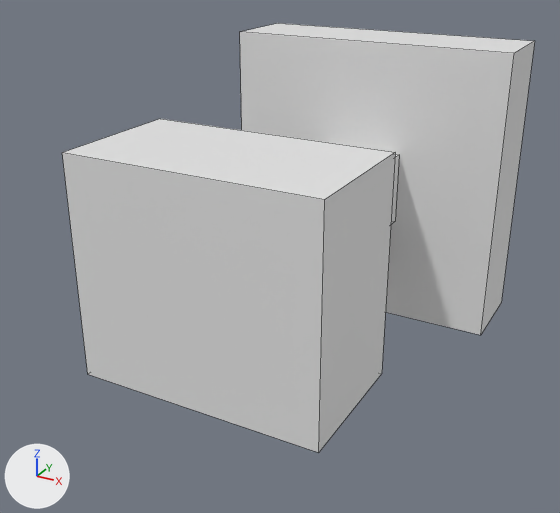
The OBJ model assets/models/lights/wall_lamp.obj as it was, and as the next commit left it.
Both versions are drawn from a camera (50 mm lens) standing at (0.252, -0.623, 0.214) and looking at (-0.011, -0.144, -0.026). The axes (+X, +Y, +Z) are drawn at lower left. The lights are the same throughout. The older version comes first. Mesh edges are drawn as thin lines. Where no turn or scale is listed for an object, it has been applied to the vertices.

In view in the first picture: 'WallLamp'.
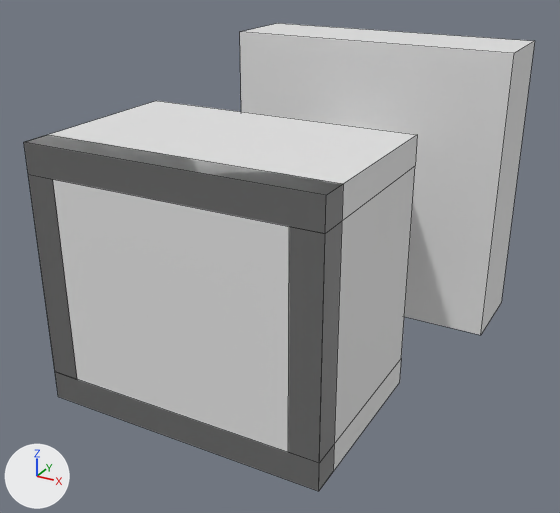
Patch to the scene script:
```diff
--- a/assets/models/lights/wall_lamp.obj.py
+++ b/assets/models/lights/wall_lamp.obj.py
@@ me_walllamp @@
 # used by ob_walllamp; location = (0.0, 0.0, 0.0)
-me_walllamp.from_pydata(...)  # 24 vertices, 18 faces; spans x -0.12..0.12, y -0.28..0.05, z -0.12..0.12
+me_walllamp.from_pydata(...)  # 44 vertices, 42 faces; spans x -0.12..0.12, y -0.3..0.05, z -0.12..0.12
+# me_walllamp part 1
+# 4 vertices are removed from x -0.09..0.09, y -0.28..-0.18, z 0.08
+# 5 faces are deleted
+# 4 vertices move from x -0.09..0.09, y -0.28..-0.18, z -0.08 to x -0.1..0.1, y -0.3..-0.17, z -0.09
+# 24 vertices are added at x -0.1..0.1, y -0.3..-0.17, z -0.09..0.09
+# 29 new faces join them
```

Location of each change, [x1, y1, x2, y2] in pixels of the pictures (560 x 513 px):
'WallLamp', reshaped (8% wider, 9% taller): before [62, 23, 535, 452]; after [24, 23, 535, 491]
part 1 of me_walllamp, built on: before [62, 119, 395, 452]; after [24, 101, 417, 491]
